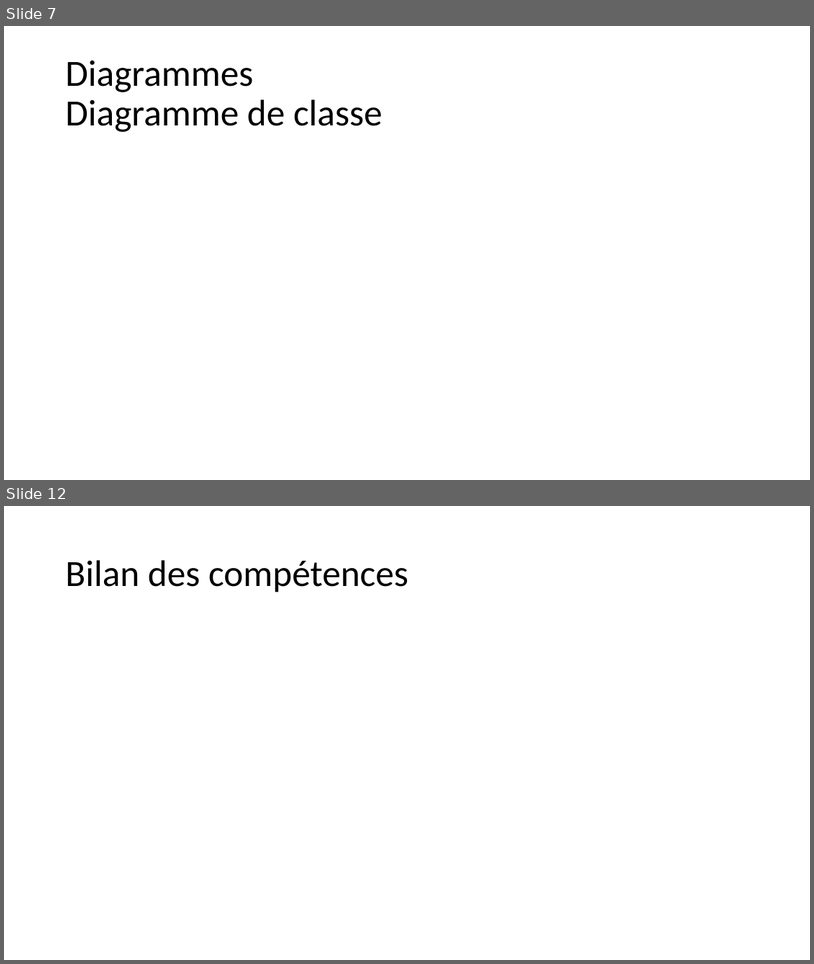
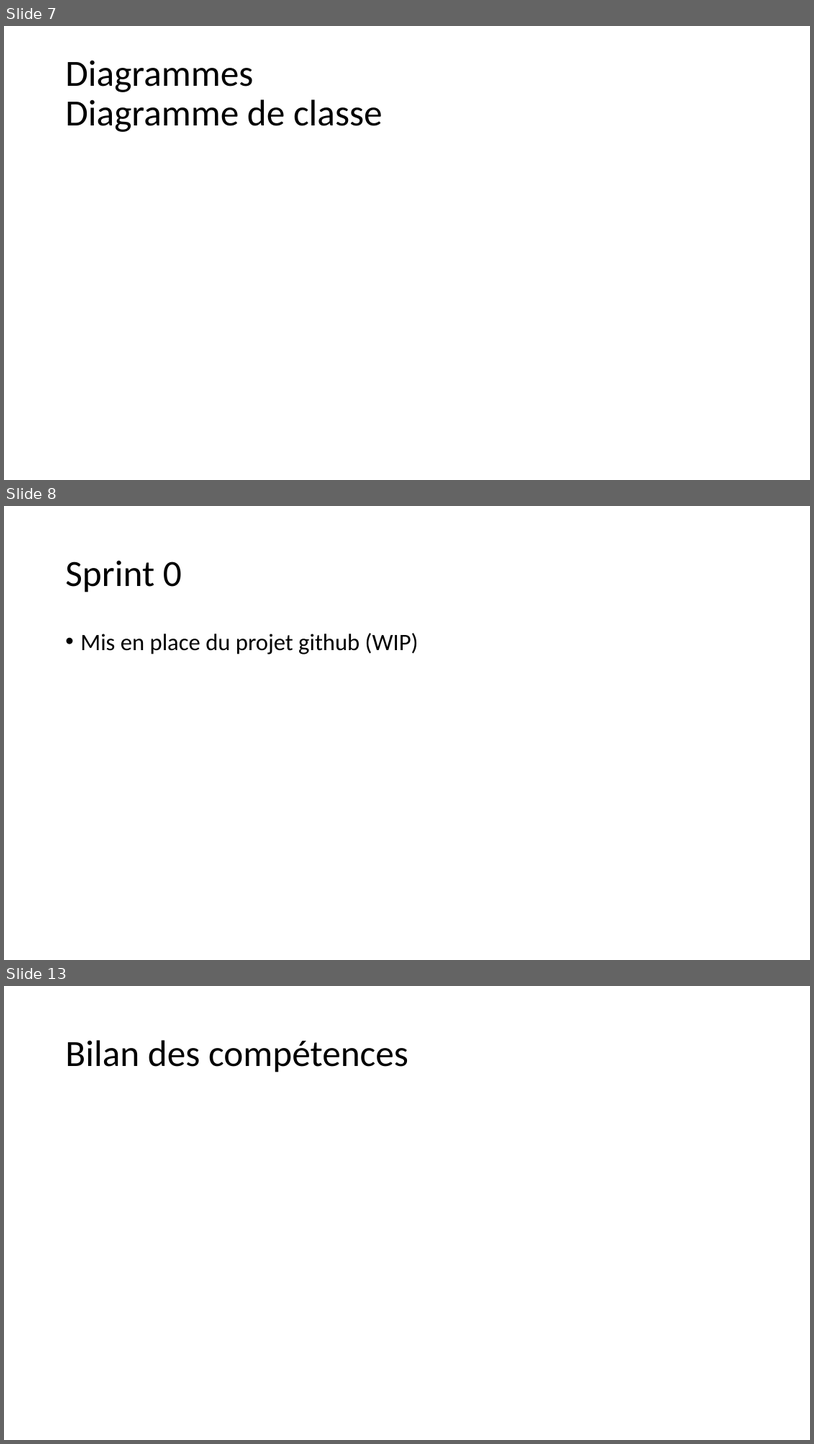
Before and after one commit to AlexandrePerdereau/ACL2018_E-quipe, a slide deck: Presentation.pptx. Shown one above the other, each under a label of ours: slides 7 and 12 before the commit, slides 7, 8 and 13 after it; the slides between them are not shown. The pictures are 814x964 and 814x1444 pixels, drawn with LibreOffice and Linux fonts; fonts in the diff are those of the drawing. Boxes give left, top, right and bottom in pixels: in the first picture for what was removed or moved away, otherwise in the second. Text is boxed around its words. In the diff, an @@ line names an element or a change of style, - is before the commit and + after.

```diff
--- a/Presentation.pptx
+++ b/Presentation.pptx
@@ slide 8 added at [4, 506, 810, 960], background #FFFFFF @@
@@ title added at [65, 560, 182, 592], 44 pt, text #000000 @@
+Sprint 0
@@ text added at [80, 633, 419, 654], 28 pt, text #000000 @@
+• Mis en place du projet github (WIP)
@@ what was slide 12 is now slide 13 @@
```
Also in this commit, not shown: 4 slides changed.
